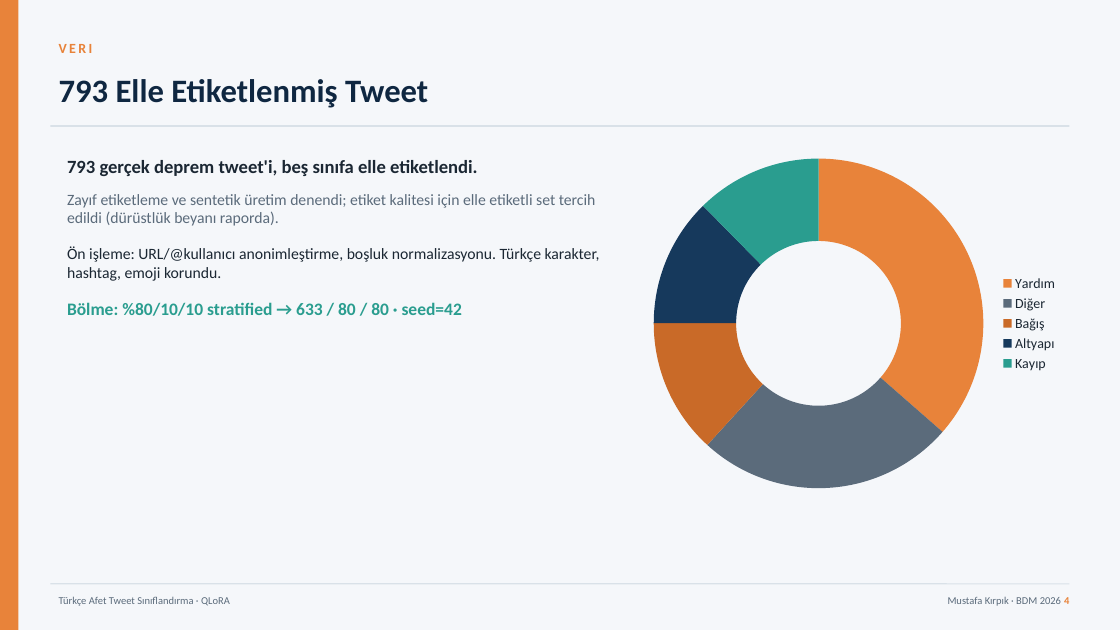
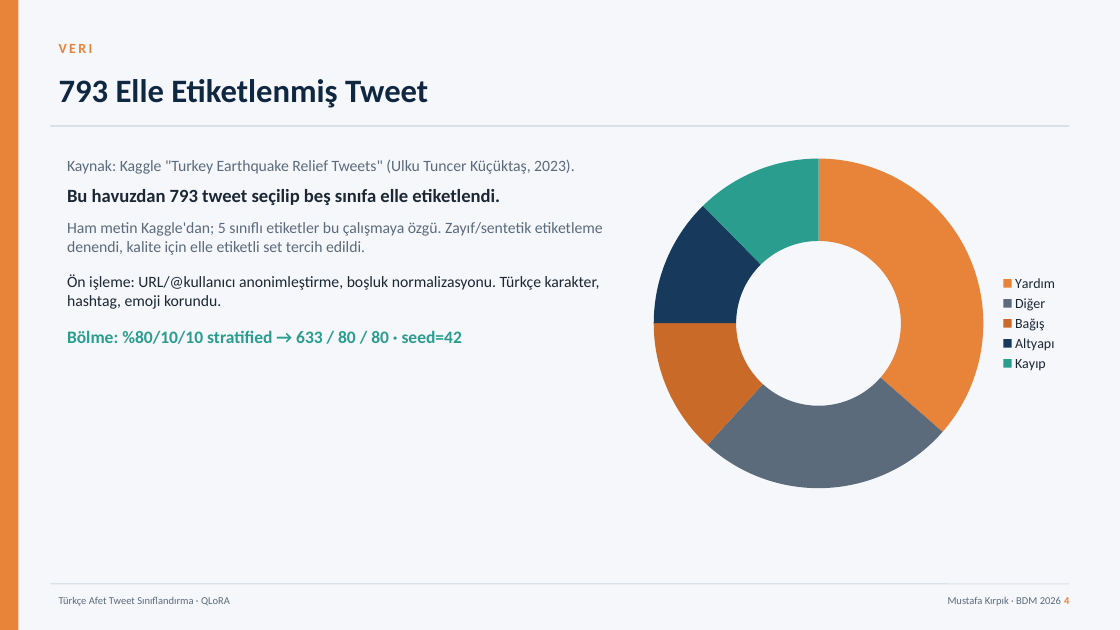
Before and after one commit to mustafakrpk/turkce_afet_qlora_repo, a slide deck: slide 4 of report/SunumFinal_Mustafa_Kirpik.pptx. Drawn at 1120x630 pixels with LibreOffice and Linux fonts; fonts in the diff are those of the drawing. Boxes give left, top, right and bottom in pixels: in the first picture for what was removed or moved away, otherwise in the second. Text is boxed around its words. In the diff, an @@ line names an element or a change of style, - is before the commit and + after.

Commit message:
Türkçe afet tweet sınıflandırma — QLoRA benchmark review

```diff
--- a/report/SunumFinal_Mustafa_Kirpik.pptx
+++ b/report/SunumFinal_Mustafa_Kirpik.pptx
@@ text at <box>67,160,603,255</box>: text changed @@
-793 gerçek deprem tweet'i, beş sınıfa elle etiketlendi.
-Zayıf etiketleme ve sentetik üretim denendi; etiket kalitesi için elle etiketli set tercih edildi (dürüstlük beyanı raporda).
+Kaynak: Kaggle "Turkey Earthquake Relief Tweets" (Ulku Tuncer Küçüktaş, 2023).
+Bu havuzdan 793 tweet seçilip beş sınıfa elle etiketlendi.
+Ham metin Kaggle'dan; 5 sınıflı etiketler bu çalışmaya özgü. Zayıf/sentetik etiketleme denendi, kalite için elle etiketli set tercih edildi.
```
Also in this commit, not shown: 6 other slides changed, 12 other files.
